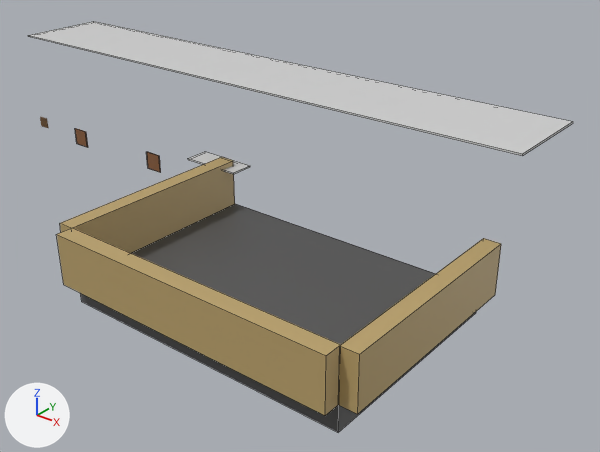
The Blender file Assets/Map/Sekolah/Ruangan/Kelas 1/Bangunan ruangan kelas.blend: old version first, new version second.
One viewpoint serves both versions: a 50 mm camera at (50.5, -71.9, 44.4) aimed at (-6.7, -0.3, 0.0). Arrows for +X, +Y and +Z are at lower left; the lights stay in place. The older version comes first. Mesh edges are drawn as thin lines on the coarser meshes.
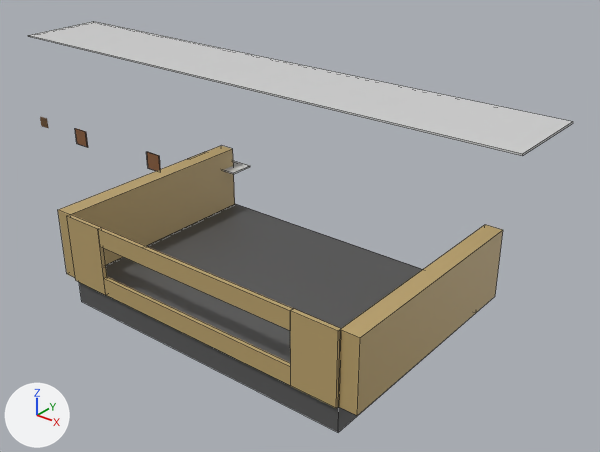
What differs and where, as boxes [x1, y1, x2, y2] in the pictures (600 x 452 px):
'Cube.002', moved, rescaled: before [60, 157, 501, 414]; after [58, 146, 503, 416]
'Cube', moved, rescaled, modifiers changed: before [57, 228, 340, 415]; after [67, 214, 341, 408]
'Cube.006', added (brown): after [98, 227, 293, 386]

The change in detail:
Material 'Gedung.003' (mat_gedung_003) is new.
Its base color is (0.503, 0.366, 0.153) (brown #bca36d).
Mesh me_cube_004 is new.
It is a box spanning x -1.0..1.0, y -1.0..1.0, z -1.0..1.0.
It uses material mat_gedung_003 (brown #bca36d).
Object 'Cube' (ob_cube) moves from (0.0, -26.2, 3.0) to (-15.0, -25.5, 3.7).
Object 'Cube' (ob_cube) is rescaled from (17.5, 1.0, 3.0) to (2.5, 0.226, 3.87).
Object 'Cube' (ob_cube) gains a MIRROR modifier named 'Mirror'.
Modifier setting: mirror_object = ob_cube_001.
Object 'Cube.002' (ob_cube_002) moves from (-18.5, -12.9, 3.0) to (-18.5, -12.9, 3.7).
Object 'Cube.002' (ob_cube_002) is rescaled from (12.5, 1.0, 3.0) to (12.5, 1.0, 3.87).
Object 'Cube.006' (ob_cube_006) is new; it shows me_cube_004.
Its location is (0.0, -25.5, 0.9).
Its scale is (12.5, 0.215, 1.0).
It gains a MIRROR modifier named 'Mirror'.
Modifier setting: use_axis = (False, False, True).
Modifier setting: mirror_object = ob_cube.
